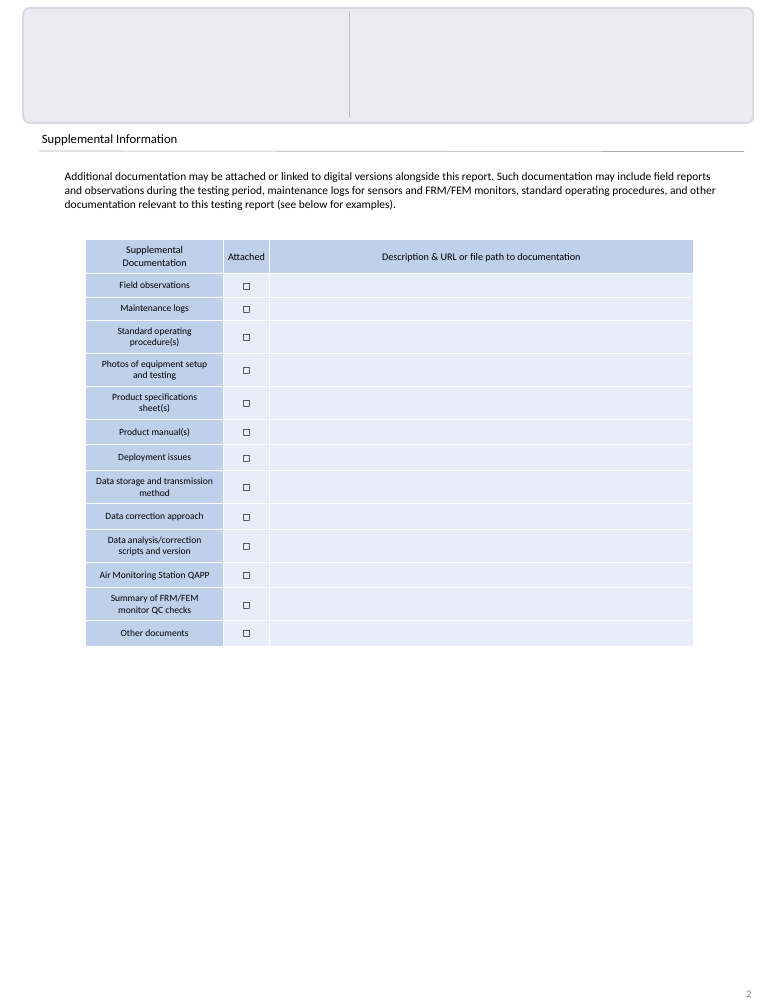
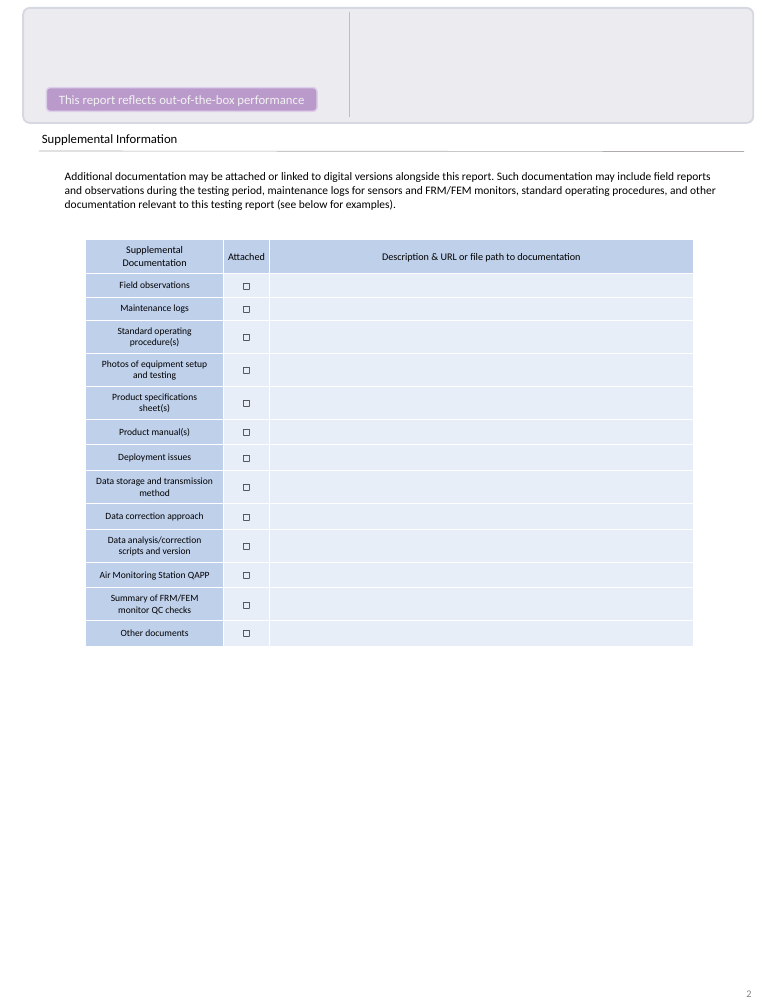
Before and after one commit to USEPA/sensortoolkit, a slide deck: slide 2 of Reports/templates/PM25/Reporting_Template_Base_PM25.pptx. Drawn at 779x1008 pixels with LibreOffice and Linux fonts; fonts in the diff are those of the drawing. Boxes give left, top, right and bottom in pixels: in the first picture for what was removed or moved away, otherwise in the second. Text is boxed around its words. In the diff, an @@ line names an element or a change of style, - is before the commit and + after.

Commit message:
Modify header in templates (include banner indicating out-of-box performance, move text up slightly). Correct some issues with ozone template (reference -> FRM/FEM, specify hourly concentration target of 60 ppbv)

```diff
--- a/Reports/templates/PM25/Reporting_Template_Base_PM25.pptx
+++ b/Reports/templates/PM25/Reporting_Template_Base_PM25.pptx
@@ rounded rectangle added at (46, 88, 317, 111), fill #BA9ACA, outline #DDCEEA 2.25 pt, 20 pt, text #F2F2F2 @@
+This report reflects out-of-the-box performance
```
Also in this commit, not shown: 1 other slide changed, 1 other file.
